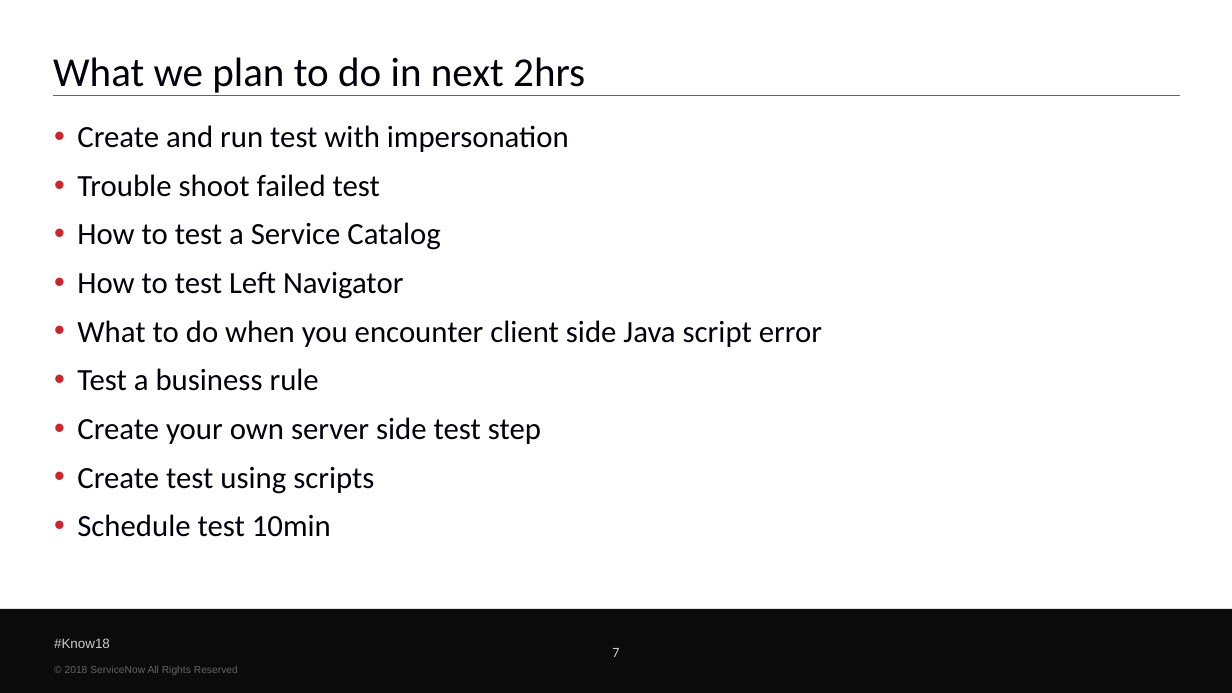
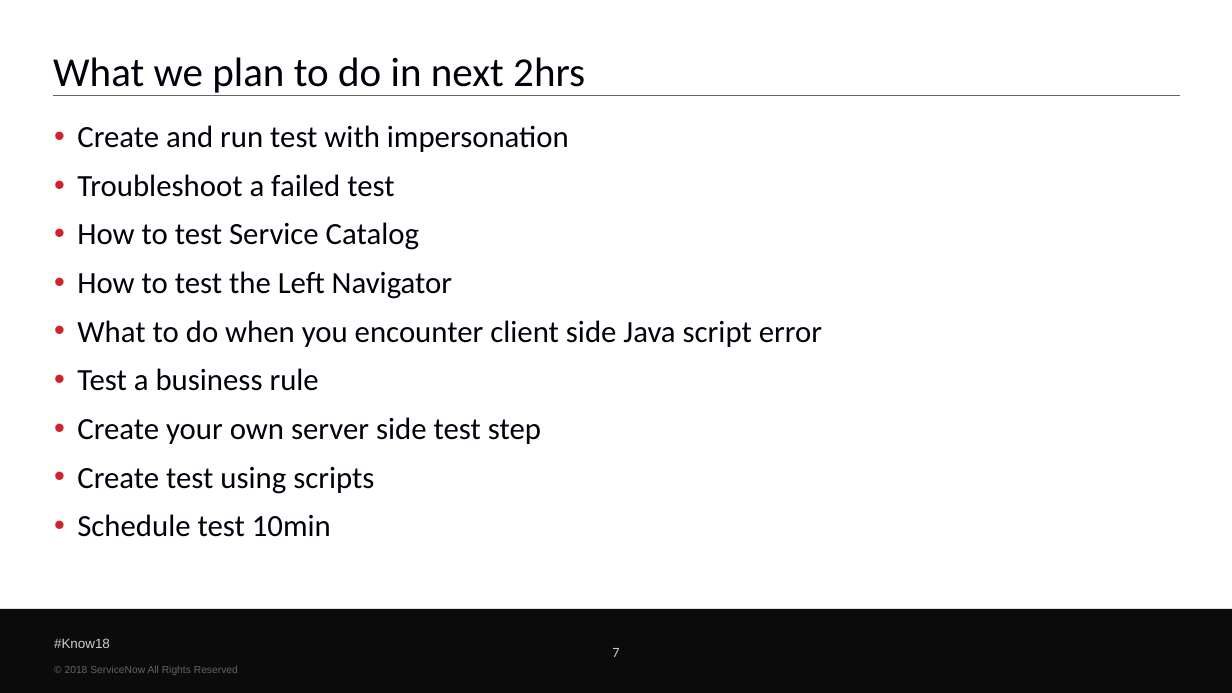
Before and after one commit to bsweets/CustomRobots, a slide deck: slide 7 of CC18 ATF.pptx. Drawn at 1232x693 pixels with LibreOffice and Linux fonts; fonts in the diff are those of the drawing; background and template pictures are left out. Boxes give left, top, right and bottom in pixels: in the first picture for what was removed or moved away, otherwise in the second. Text is boxed around its words. In the diff, an @@ line names an element or a change of style, - is before the commit and + after.

```diff
--- a/CC18 ATF.pptx
+++ b/CC18 ATF.pptx
@@ text at (x1=77, y1=174, x2=452, y2=299): text changed @@
-• Trouble shoot failed test
-• How to test a Service Catalog
-• How to test Left Navigator
+• Troubleshoot a failed test
+• How to test Service Catalog
+• How to test the Left Navigator
```
Also in this commit, not shown: 6 other slides changed, 2 other files.
